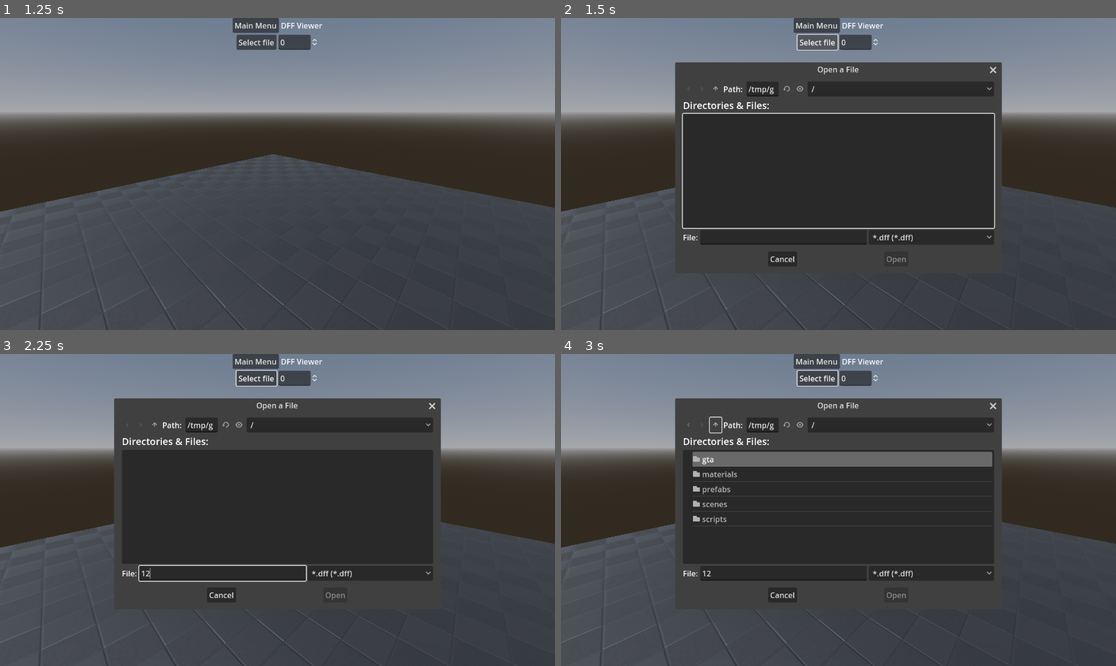
Above: before the commit, frames 1-4 (two rows, left to right).
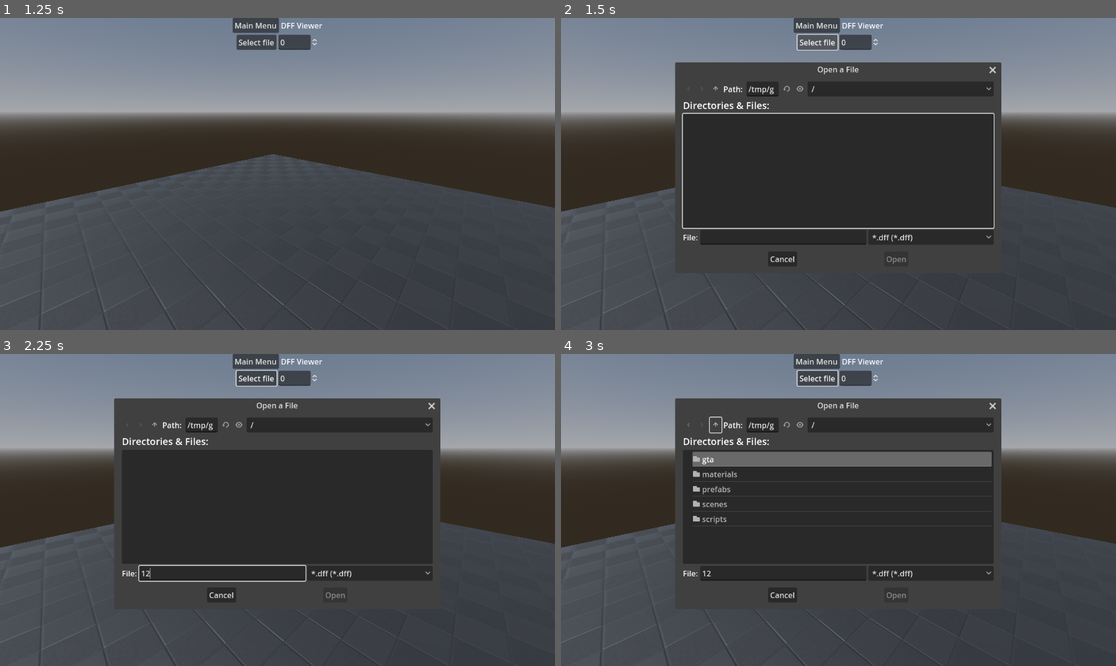
Above: after the commit, the same moments.

Repository: FOSS-Supremacy/OpenLiberty
Game: Godot game, scene res://startup.tscn
The game is run twice, just before and just after one commit, with the same random seed, the same clock (stepped at 60 frames per second) and the same inputs. The engine's default icon, where the game draws it, is replaced by a stand-in: a white triangle on a blue panel in a dark square.
Inputs (mouse positions are in pixels of both pictures, inside the frame that each line leads up to):
- Up to frame 1 (1.25 s): click "DFF Test" at 0.5 s
- Up to frame 2 (1.5 s): click "Select file" at 1.25 s
- Up to frame 3 (2.25 s): click (222, 572) at 2.02 s; type "12" at 2.1 s
- Up to frame 4 (3 s): click (716, 425) at 2.75 s

Frame 1 is identical in both runs. In frame 2, 0.2% of the frame differs, in the area x 56-80%, y 14-72%; in frame 3, 0.1%; in frame 4, 0.1%.

Commit message:
Make DFF viewer top bar take less space

Diff:
--- a/scenes/modeltest/modeltest.tscn
+++ b/scenes/modeltest/modeltest.tscn
@@ -26,59 +26,60 @@
 [node name="GUI" type="CanvasLayer" parent="."]
 
 [node name="VBoxContainer" type="VBoxContainer" parent="GUI"]
-anchors_preset = 15
-anchor_right = 1.0
-anchor_bottom = 1.0
+anchors_preset = 5
+anchor_left = 0.5
+anchor_right = 0.5
+offset_left = -93.0
+offset_right = 93.0
+offset_bottom = 66.0
 grow_horizontal = 2
-grow_vertical = 2
 size_flags_horizontal = 4
 size_flags_vertical = 4
 
 [node name="VBoxContainer" type="VBoxContainer" parent="GUI/VBoxContainer"]
 layout_mode = 2
-offset_right = 1152.0
+offset_right = 186.0
 offset_bottom = 31.0
 grow_horizontal = 2
 grow_vertical = 2
 
 [node name="top_bar" type="HBoxContainer" parent="GUI/VBoxContainer/VBoxContainer"]
 layout_mode = 2
-offset_right = 1152.0
+offset_right = 186.0
 offset_bottom = 31.0
 alignment = 1
 
 [node name="to_menu" parent="GUI/VBoxContainer/VBoxContainer/top_bar" instance=ExtResource("1_7rgiv")]
 layout_mode = 2
-offset_left = 483.0
-offset_right = 579.0
+offset_right = 96.0
 offset_bottom = 31.0
 
 [node name="Label" type="Label" parent="GUI/VBoxContainer/VBoxContainer/top_bar"]
 layout_mode = 2
-offset_left = 583.0
+offset_left = 100.0
 offset_top = 2.0
-offset_right = 669.0
+offset_right = 186.0
 offset_bottom = 28.0
 text = "DFF Viewer"
 
 [node name="HBoxContainer" type="HBoxContainer" parent="GUI/VBoxContainer"]
 layout_mode = 2
 offset_top = 35.0
-offset_right = 1152.0
+offset_right = 186.0
 offset_bottom = 66.0
 alignment = 1
 
 [node name="Button" type="Button" parent="GUI/VBoxContainer/HBoxContainer"]
 layout_mode = 2
-offset_left = 491.0
-offset_right = 574.0
+offset_left = 8.0
+offset_right = 91.0
 offset_bottom = 31.0
 text = "Select file"
 
 [node name="SpinBox" type="SpinBox" parent="GUI/VBoxContainer/HBoxContainer"]
 layout_mode = 2
-offset_left = 578.0
-offset_right = 661.0
+offset_left = 95.0
+offset_right = 178.0
 offset_bottom = 31.0
 
 [node name="DirectionalLight3D" type="DirectionalLight3D" parent="."]
